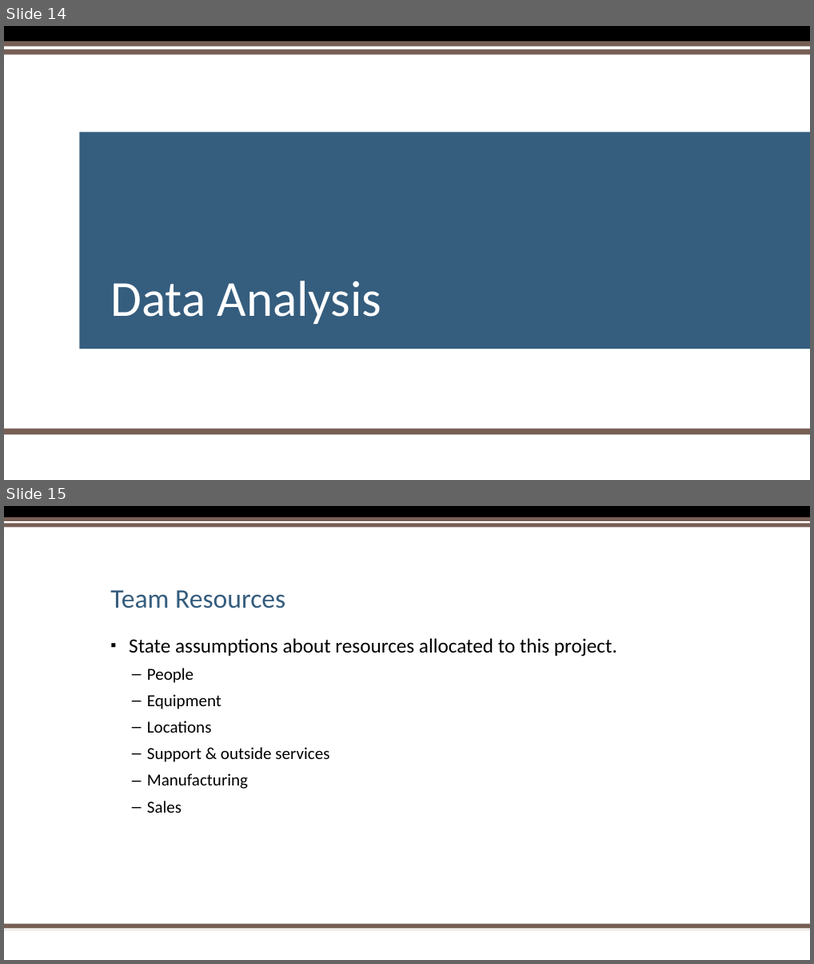
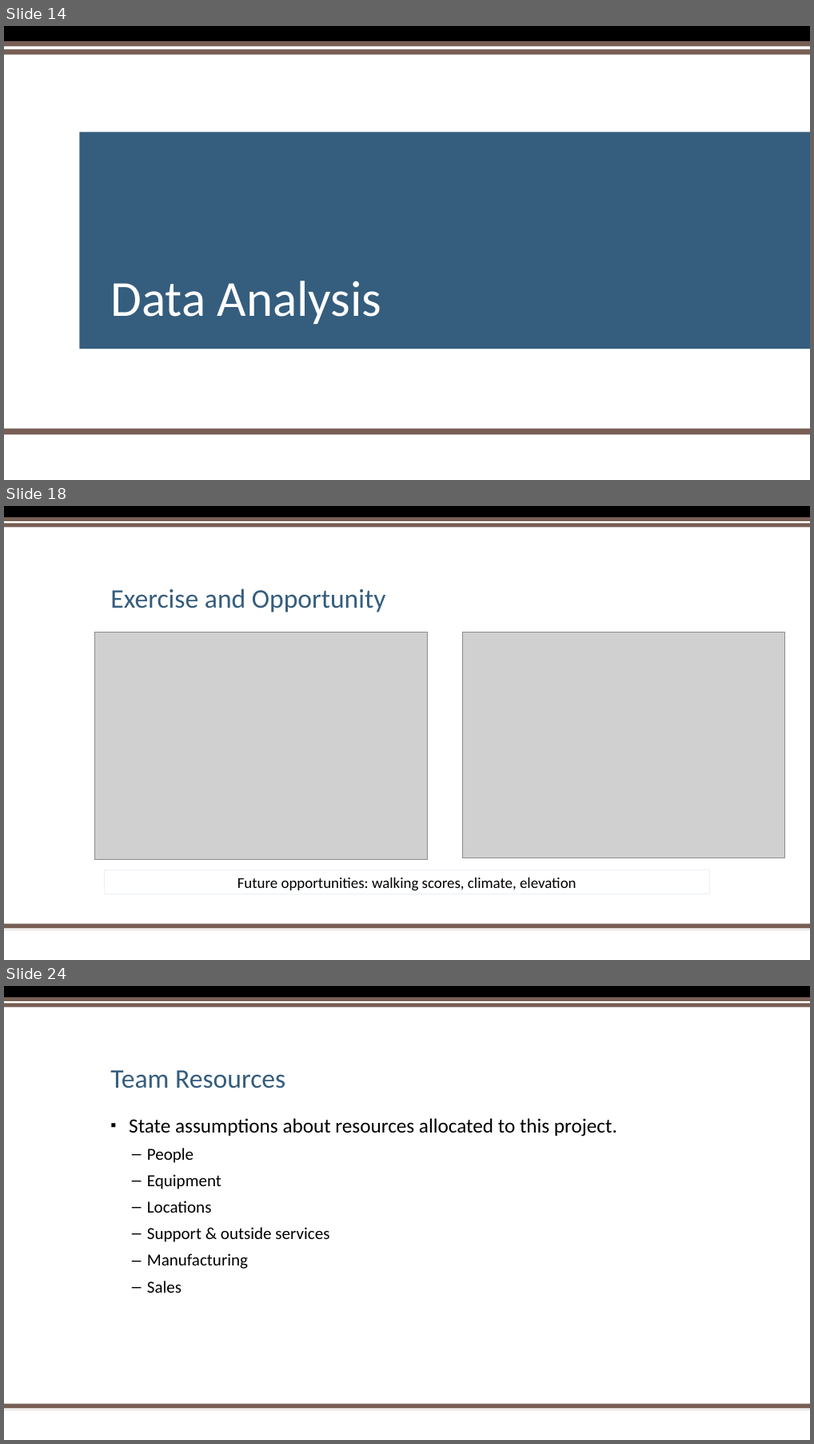
Before and after one commit to hbielser/FourLoopers.CityProject1, a slide deck: Project Files/Presentation/Project One PowerPoint Presentation 2.pptx. Shown one above the other, each under a label of ours: slides 14 and 15 before the commit, slides 14, 18 and 24 after it; the slides between them are not shown. The pictures are 814x964 and 814x1444 pixels, drawn with LibreOffice and Linux fonts; fonts in the diff are those of the drawing; grey boxes stand for pictures; background and template pictures are left out. Boxes give left, top, right and bottom in pixels: in the first picture for what was removed or moved away, otherwise in the second. Text is boxed around its words. In the diff, an @@ line names an element or a change of style, - is before the commit and + after.

```diff
--- a/Project Files/Presentation/Project One PowerPoint Presentation 2.pptx
+++ b/Project Files/Presentation/Project One PowerPoint Presentation 2.pptx
@@ slide 18 added at (4, 506, 810, 960), background #FFFFFF; not listed: 5 template elements that a slide beside it also shows @@
@@ title added at (110, 588, 386, 612), 32 pt, text #355D7E @@
+Exercise and Opportunity
@@ picture added at (94, 632, 427, 860) @@
@@ picture added at (462, 632, 785, 857) @@
@@ rectangle added at (105, 869, 710, 894), outline #EAF0F6 0.75 pt, 18 pt, text #000000 @@
+Future opportunities: walking scores, climate, elevation
@@ what was slide 15 is now slide 24 @@
```
Also in this commit, not shown: 8 other slides added.
